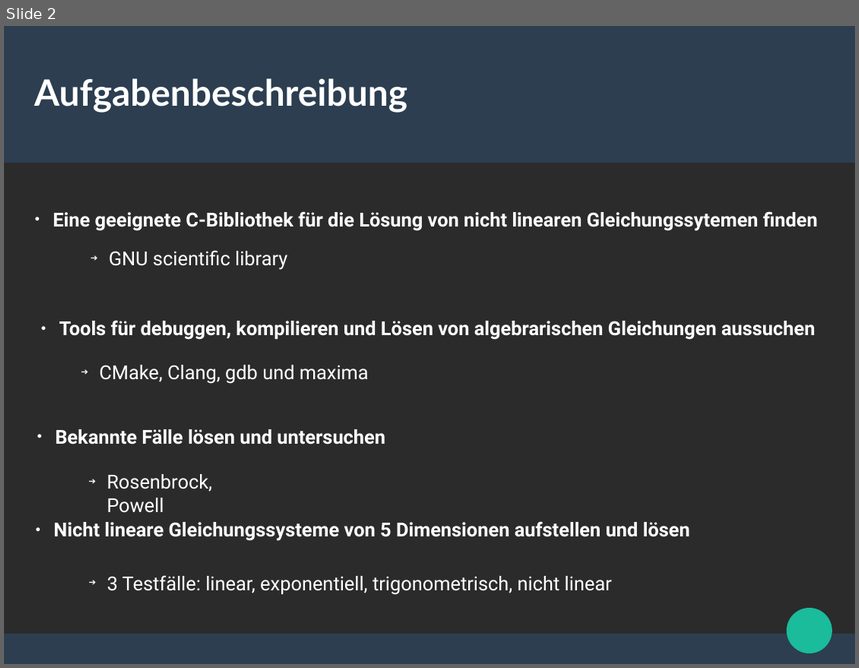
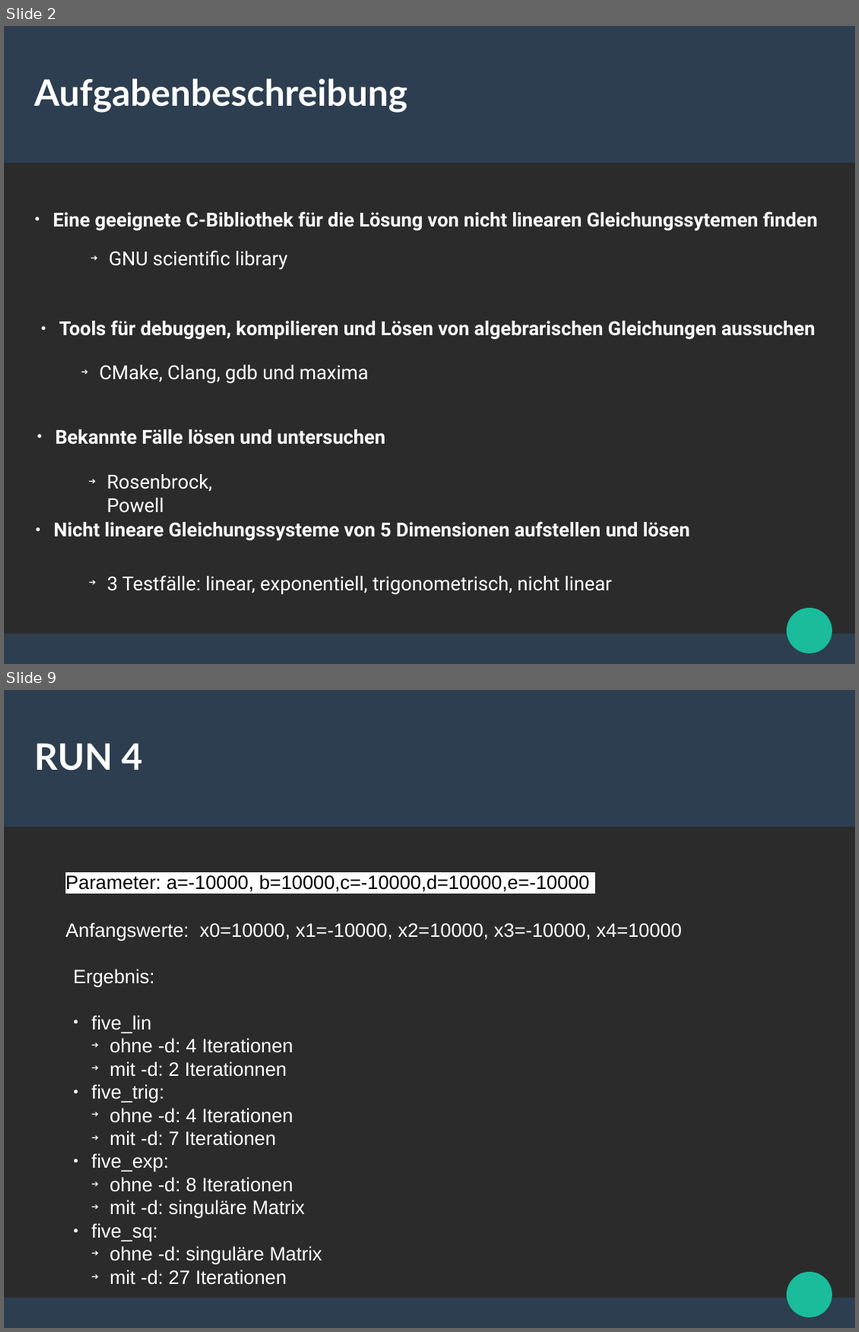
Before and after one commit to braineniac/multidim_root_find, a slide deck: pres/presentation.odp. Shown one above the other, each under a label of ours: slide 2 before the commit, slides 2 and 9 after it; the slides between them are not shown. The pictures are 859x668 and 859x1332 pixels, drawn with LibreOffice and Linux fonts; fonts in the diff are those of the drawing; background and template pictures are left out; a plain dark background stands for a picture behind light text. Boxes give left, top, right and bottom in pixels: in the first picture for what was removed or moved away, otherwise in the second. Text is boxed around its words. In the diff, an @@ line names an element or a change of style, - is before the commit and + after.

```diff
--- a/pres/presentation.odp
+++ b/pres/presentation.odp
@@ slide 9 added at [4, 690, 855, 1328], background picture (left out); not listed: 3 template elements that a slide beside it also shows @@
@@ title added at [34, 743, 143, 771], 33.9 pt, text #FFFFFF, bold @@
+RUN 4
@@ text added at [66, 875, 590, 892], 18 pt, text #000000 @@
+Parameter: a=-10000, b=10000,c=-10000,d=10000,e=-10000
@@ text added at [66, 923, 682, 941], 18 pt, text #FFFFFF @@
+Anfangswerte: x0=10000, x1=-10000, x2=10000, x3=-10000, x4=10000
@@ text added at [73, 969, 322, 1265], 18 pt, text #FFFFFF @@
+Ergebnis:
+● five_lin
+  ➔ ohne -d: 4 Iterationen
+  ➔ mit -d: 2 Iterationnen
+● five_trig:
+  ➔ ohne -d: 4 Iterationen
+  ➔ mit -d: 7 Iterationen
+● five_exp:
+  ➔ ohne -d: 8 Iterationen
+  ➔ mit -d: singuläre Matrix
+● five_sq:
+  ➔ ohne -d: singuläre Matrix
+  ➔ mit -d: 27 Iterationen
```
Also in this commit, not shown: 1 slide changed, 5 other slides added.
